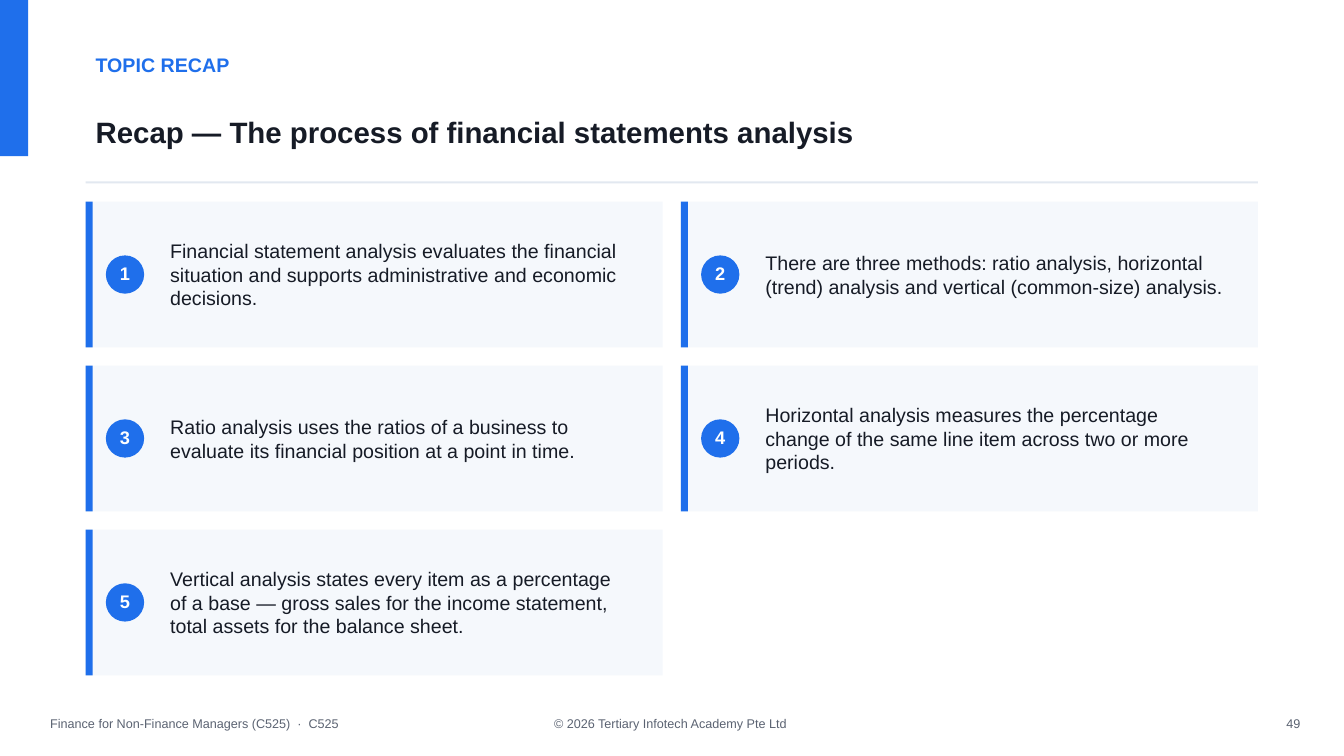
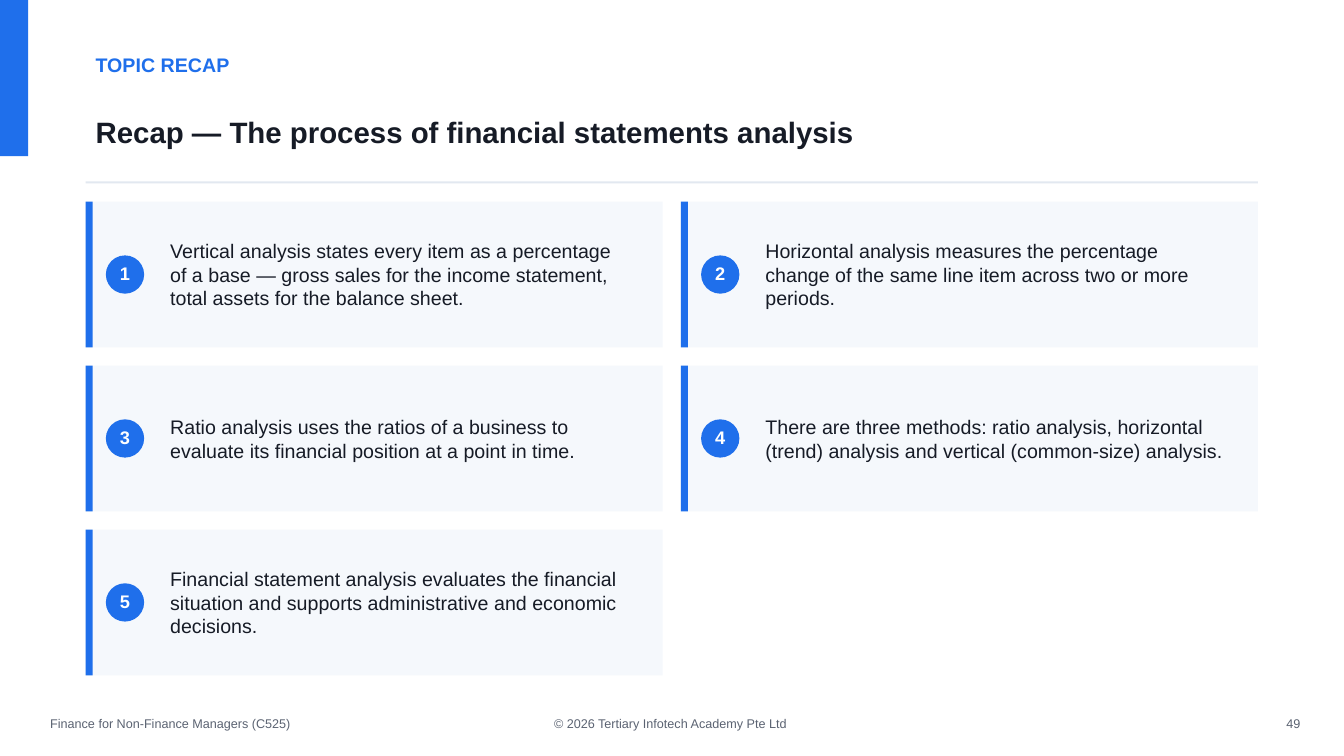
Before and after one commit to tertiarycourses/C525-Finance-for-Non-Finance-Managers, a slide deck: slide 50 of courseware/Finance for Non-Finance Managers (C525)-v10.pptx. Drawn at 1344x756 pixels with LibreOffice and Linux fonts; fonts in the diff are those of the drawing. Boxes give left, top, right and bottom in pixels: in the first picture for what was removed or moved away, otherwise in the second. Text is boxed around its words. In the diff, an @@ line names an element or a change of style, - is before the commit and + after.

```diff
--- a/courseware/Finance for Non-Finance Managers (C525)-v10.pptx
+++ b/courseware/Finance for Non-Finance Managers (C525)-v10.pptx
@@ text at [170,243,611,306]: text changed @@
-Financial statement analysis evaluates the financial situation and supports administrative and economic decisions.
+Vertical analysis states every item as a percentage of a base — gross sales for the income statement, total assets for the balance sheet.
@@ text at [765,243,1189,309]: text changed @@
-There are three methods: ratio analysis, horizontal (trend) analysis and vertical (common-size) analysis.
+Horizontal analysis measures the percentage change of the same line item across two or more periods.
@@ text at [765,419,1222,462]: text changed @@
-Horizontal analysis measures the percentage change of the same line item across two or more periods.
+There are three methods: ratio analysis, horizontal (trend) analysis and vertical (common-size) analysis.
@@ text at [170,571,616,634]: text changed @@
-Vertical analysis states every item as a percentage of a base — gross sales for the income statement, total assets for the balance sheet.
+Financial statement analysis evaluates the financial situation and supports administrative and economic decisions.
@@ text at [50,719,291,731]: text changed @@
-Finance for Non-Finance Managers (C525) · C525
+Finance for Non-Finance Managers (C525)
```
Also in this commit, not shown: 83 other slides changed, 2 other files.
